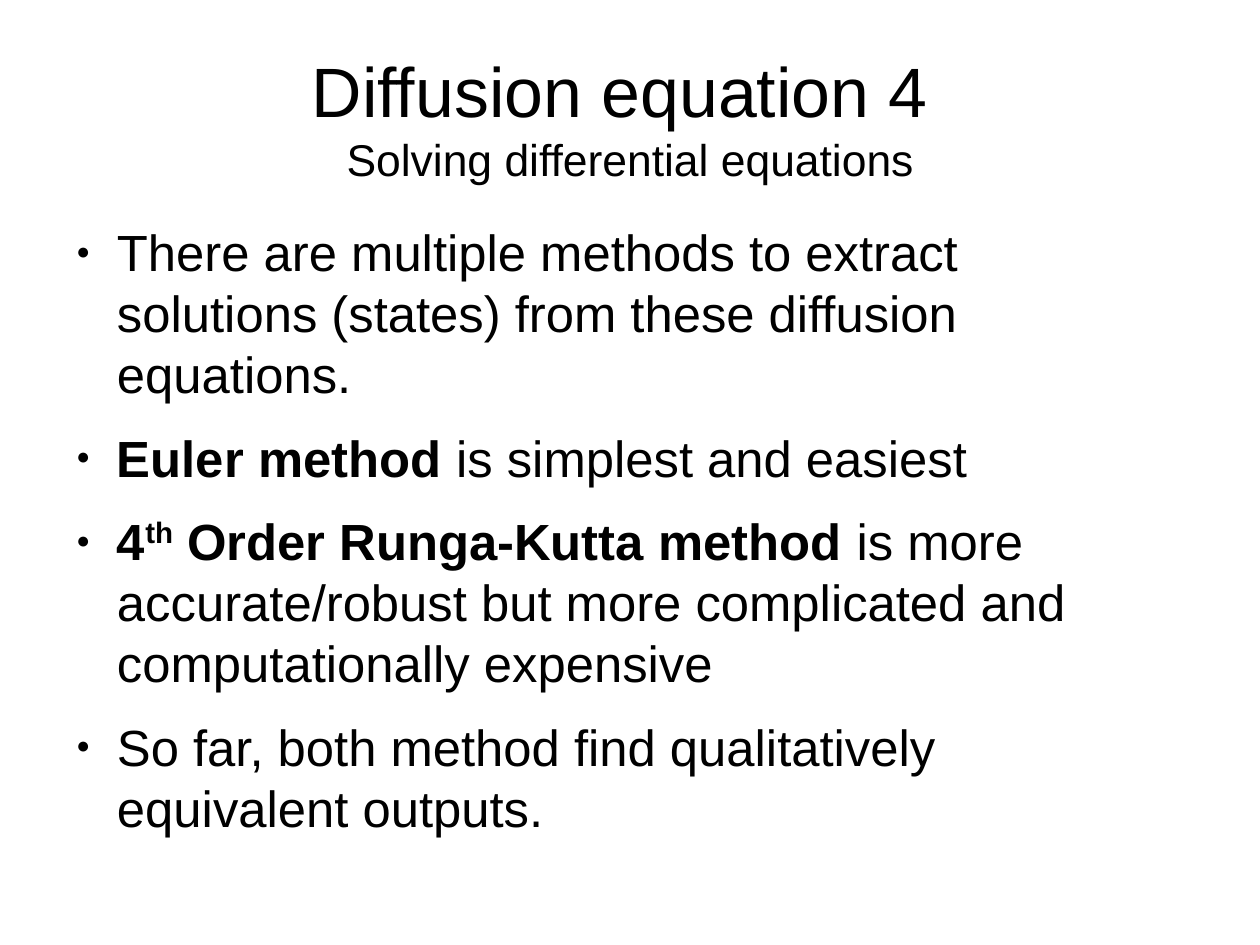
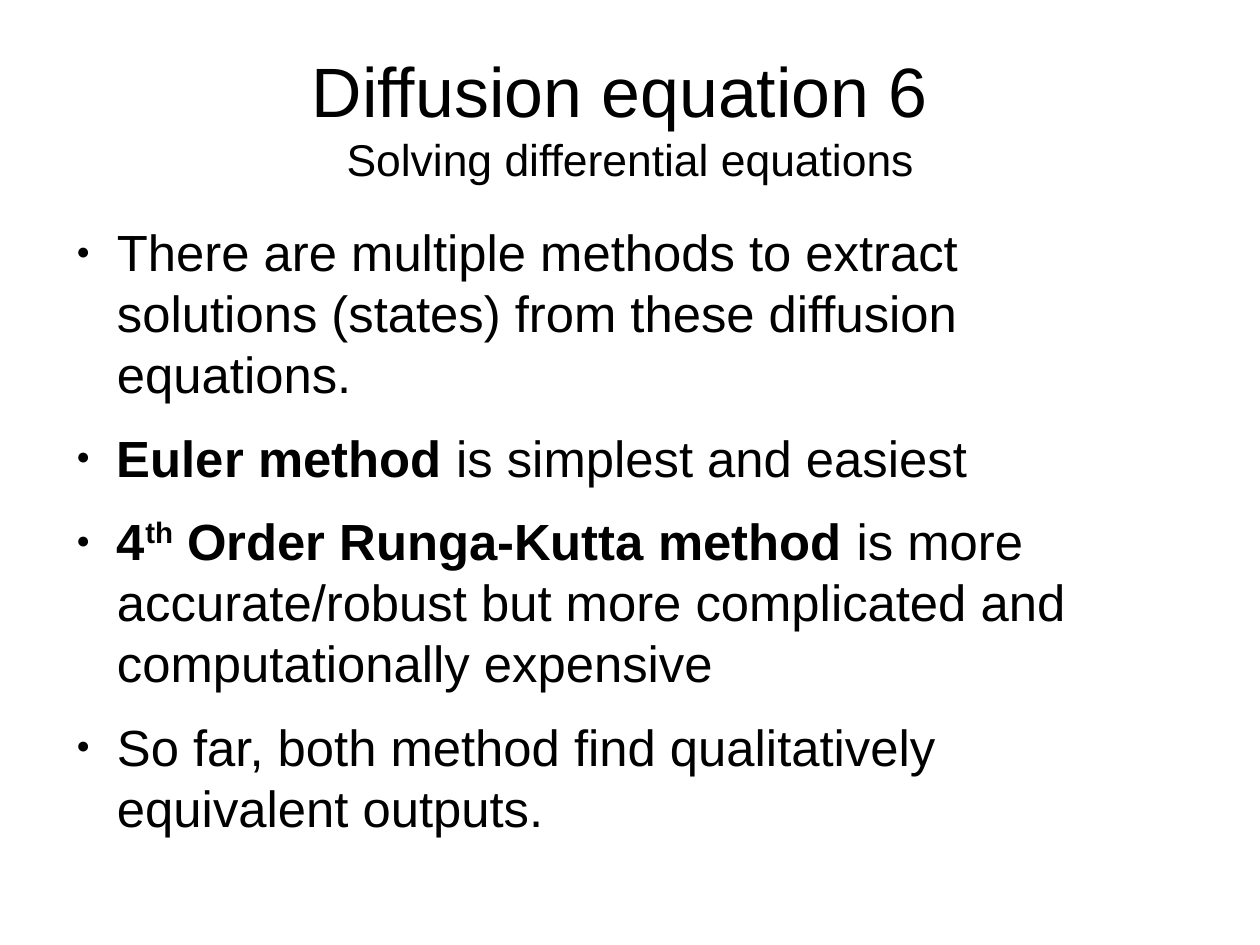
Before and after one commit to TUBvision/contAdapt_francis, a slide deck: slide 9 of Documents/Model descriptions/Dynamic normalization network presentation.odp (slide 8 before the commit). Drawn at 1260x945 pixels with LibreOffice and Linux fonts; fonts in the diff are those of the drawing. Boxes give left, top, right and bottom in pixels: in the first picture for what was removed or moved away, otherwise in the second. Text is boxed around its words. In the diff, an @@ line names an element or a change of style, - is before the commit and + after.

```diff
--- a/Documents/Model descriptions/Dynamic normalization network presentation.odp
+++ b/Documents/Model descriptions/Dynamic normalization network presentation.odp
@@ title at [312, 66, 928, 185]: text changed @@
-Diffusion equation 4
-Solving differential equations
+Diffusion equation 6
+Solving differential equations
```
Also in this commit, not shown: 7 other slides changed, 1 slide added, 1 other file.
